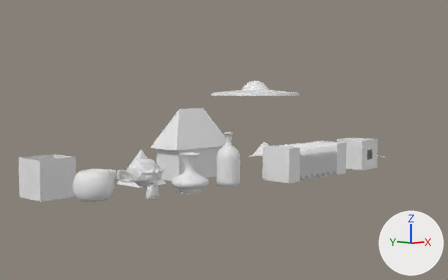
The Blender file Assignment 2/Assignment 2.blend as it was, and as the next commit left it.
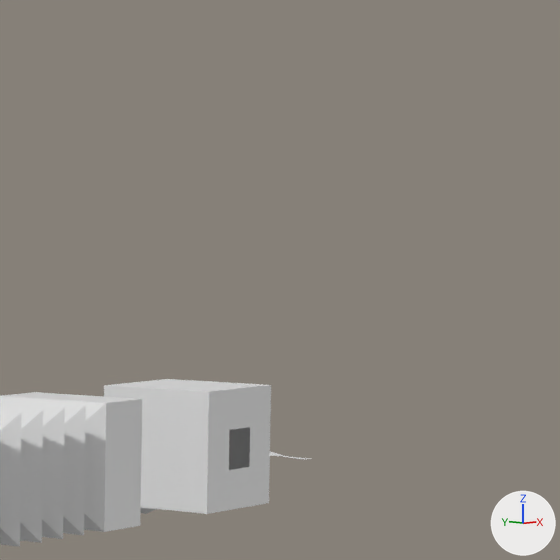
There are two pictures of each version: one whole from a 50 mm camera at (-16.47, -12.62, 5.25) aimed at (12.78, 14.89, 2.14), one close up on the part from 70% to 100% of the width and 16% to 65% of the height. Every picture has the same lights, and +X, +Y and +Z are marked at lower right.

The scene before the commit, as lines of its bpy script (objects in view):
```python
me_cube_004 = bpy.data.meshes.new('Cube.004')
me_cube_004.from_pydata(...)  # 68 vertices, 66 faces; spans x -3.0..3.0, y -1.0..1.0, z -1.0..1.0
me_cube_005 = bpy.data.meshes.new('Cube.005')
me_cube_005.from_pydata(...)  # 32 vertices, 29 faces; spans x -1.0..1.0, y -1.0..1.0, z -1.0..1.0
ob_cube_004 = bpy.data.objects.new('Cube.004', me_cube_004)
ob_cube_004.location = (15.0, 10.0, 1.0)
ob_cube_005 = bpy.data.objects.new('Cube.005', me_cube_005)
ob_cube_005.location = (21.0, 10.0, 1.0)
```
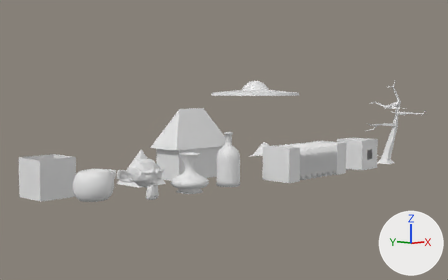
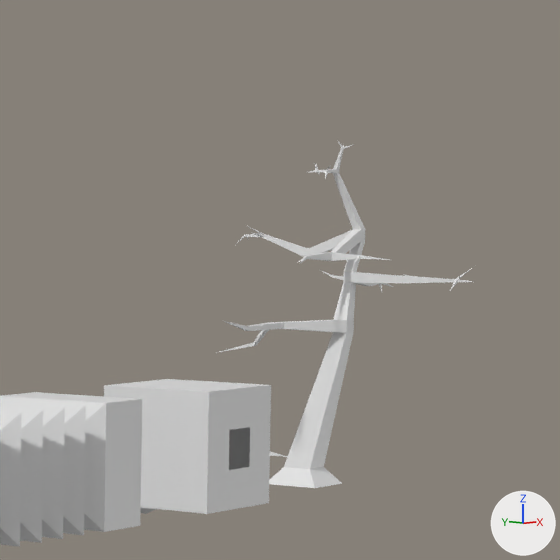
Commit message: Added spöklikt träd

Where the change shows, as pixel boxes [x1, y1, x2, y2] in the close-ups (560 x 560 px):
'Cube.006', added: after [216, 140, 475, 488]

The change, as a diff of the scene's bpy script:
```diff
--- a/Assignment 2/Assignment 2.blend.py
+++ b/Assignment 2/Assignment 2.blend.py
@@ me_cube_006 @@
+me_cube_006.from_pydata(...)  # 210 vertices, 265 faces, 1 loose edge; spans x -2.69..2.52, y -2.67..1.83, z -0.5..5.68
@@ ob_cube_006 @@
+ob_cube_006 = bpy.data.objects.new('Cube.006', me_cube_006)
+ob_cube_006.location = (25.0, 10.0, 0.5)
```
